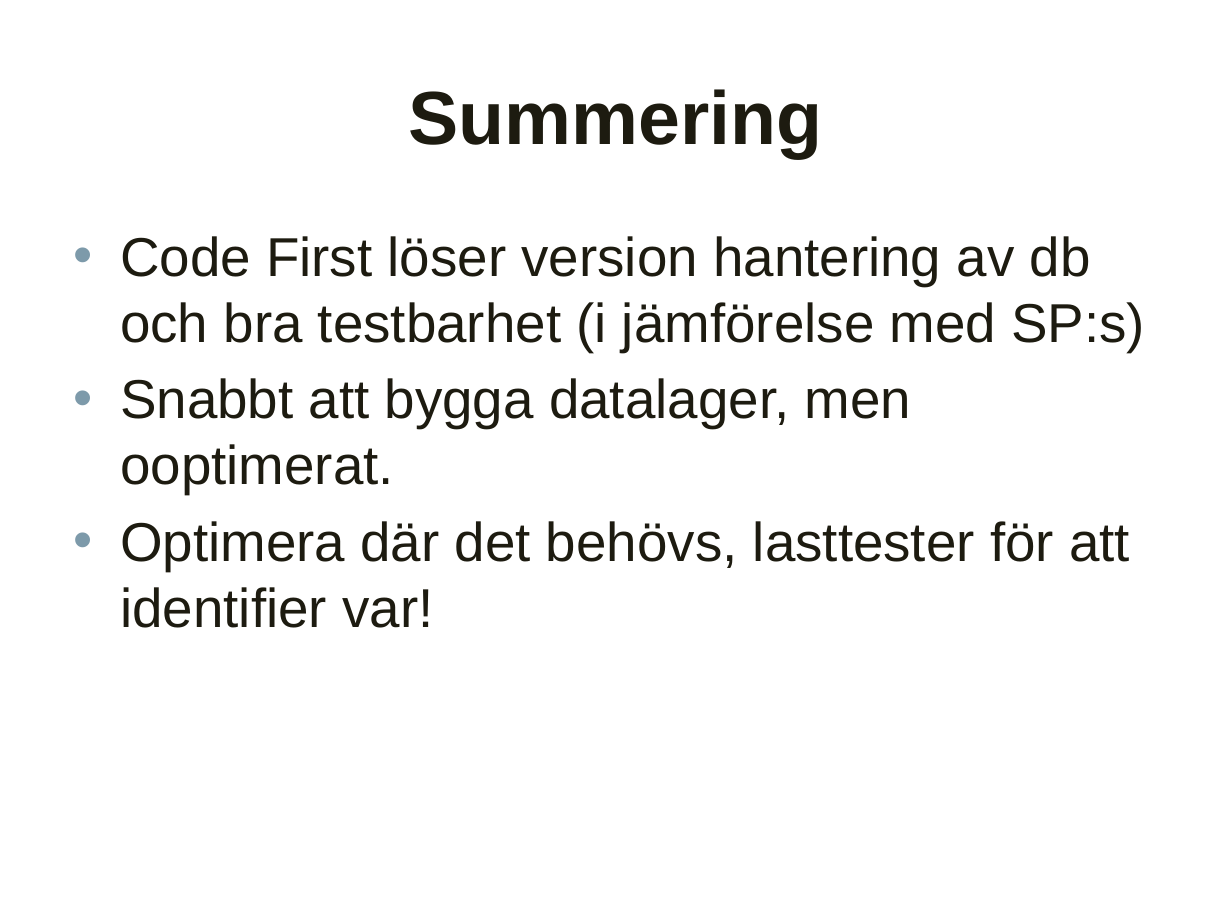
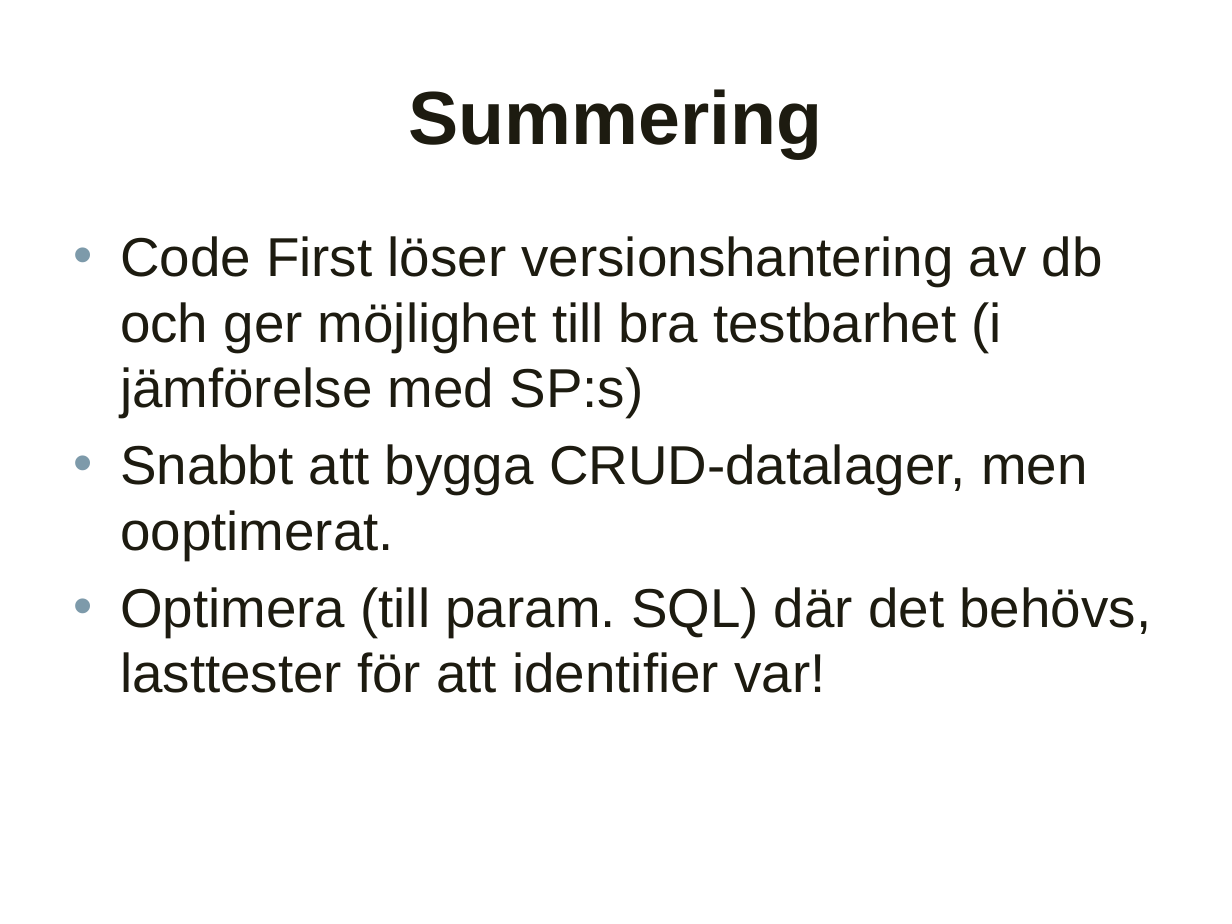
Before and after one commit to altenstedt/OpKoKo.15.2.WebApi, a slide deck: slide 8 of DataAccess.pptx. Drawn at 1232x924 pixels with LibreOffice and Linux fonts; fonts in the diff are those of the drawing; background and template pictures are left out. Boxes give left, top, right and bottom in pixels: in the first picture for what was removed or moved away, otherwise in the second. Text is boxed around its words. In the diff, an @@ line names an element or a change of style, - is before the commit and + after.

Commit message:
Some minor updates on the slides

```diff
--- a/DataAccess.pptx
+++ b/DataAccess.pptx
@@ text at [120,236,1152,693]: text changed @@
-• Code First löser version hantering av db och bra testbarhet (i jämförelse med SP:s)
-• Snabbt att bygga datalager, men ooptimerat.
-• Optimera där det behövs, lasttester för att identifier var!
+• Code First löser versionshantering av db och ger möjlighet till bra testbarhet (i jämförelse med SP:s)
+• Snabbt att bygga CRUD-datalager, men ooptimerat.
+• Optimera (till param. SQL) där det behövs, lasttester för att identifier var!
```
Also in this commit, not shown: 5 other slides changed, 1 other file.
